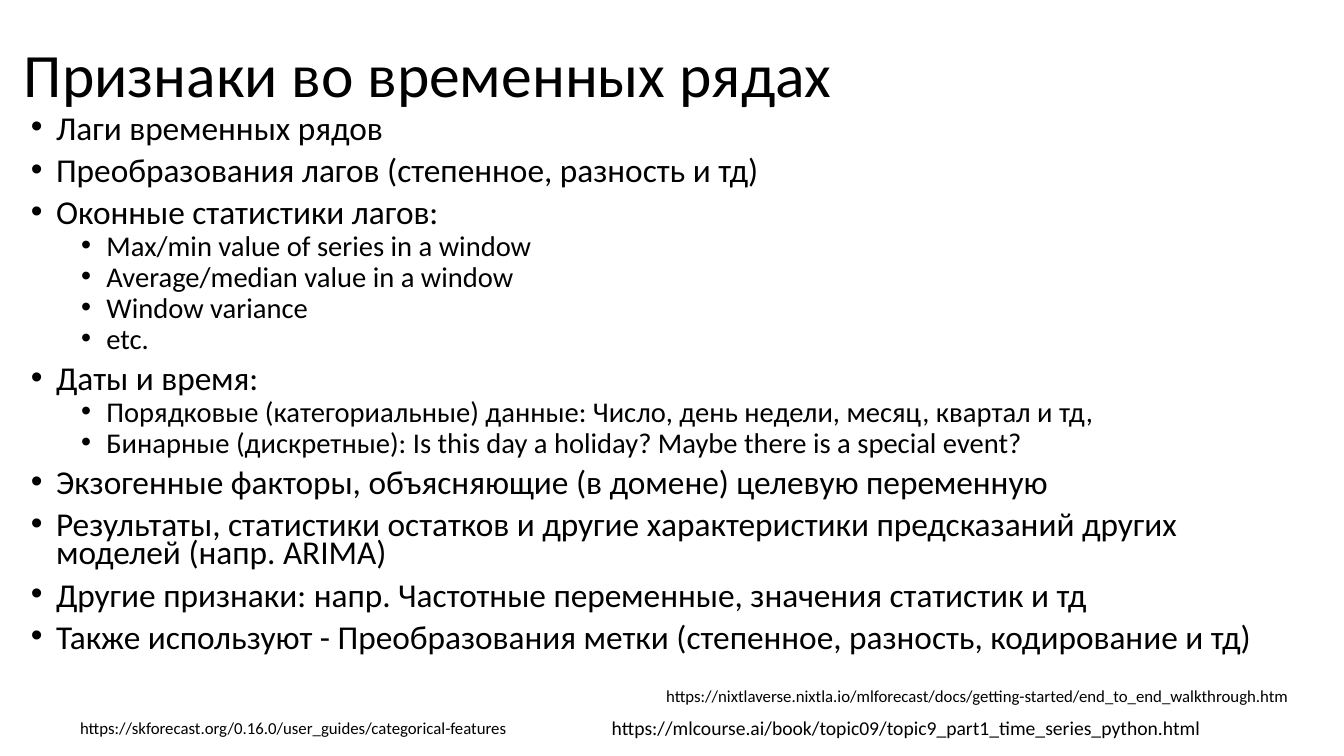
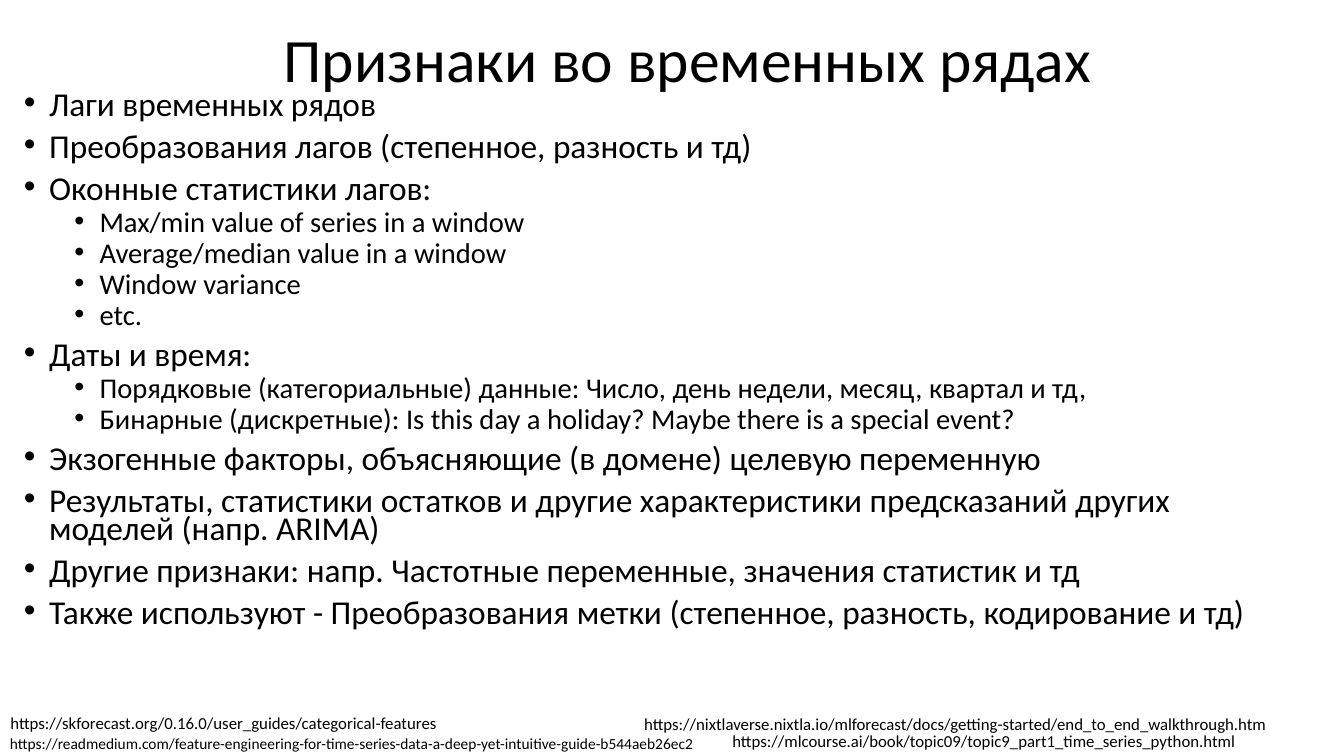
Before and after one commit to MVRonkin/TimeSeriesCourse, a slide deck: slide 9 of 2025/LEC/05-1 методы машинного обучения для анализа ВР.pptx (slide 10 before the commit). Drawn at 1344x756 pixels with LibreOffice and Linux fonts; fonts in the diff are those of the drawing. Boxes give left, top, right and bottom in pixels: in the first picture for what was removed or moved away, otherwise in the second. Text is boxed around its words. In the diff, an @@ line names an element or a change of style, - is before the commit and + after.

```diff
--- a/2025/LEC/05-1 методы машинного обучения для анализа ВР.pptx
+++ b/2025/LEC/05-1 методы машинного обучения для анализа ВР.pptx
@@ title "Признаки во временных рядах": place and size @@
-title "Признаки во временных рядах" at [24,57,832,107]
+title "Признаки во временных рядах" at [283,42,1091,92]
@@ title "Признаки во временных рядах" at [283,42,1091,92]: alignment left to centre @@
@@ text "Лаги временных рядов" rewrapped from [56,118,1251,655] to [49,89,1244,630] @@
@@ text "https://skforecast.org/0.16.0/user_guides/categorical-featur ...": place and size @@
-text "https://skforecast.org/0.16.0/user_guides/categorical-featur ..." at [80,722,506,737]
+text "https://skforecast.org/0.16.0/user_guides/categorical-featur ..." at [10,717,436,732]
@@ text "https://nixtlaverse.nixtla.io/mlforecast/docs/getting-starte ...": place and size @@
-text "https://nixtlaverse.nixtla.io/mlforecast/docs/getting-starte ..." at [666,690,1288,705]
+text "https://nixtlaverse.nixtla.io/mlforecast/docs/getting-starte ..." at [644,718,1266,733]
@@ text added at [10,738,693,752], 11 pt, text #000000 @@
+https://readmedium.com/feature-engineering-for-time-series-data-a-deep-yet-intuitive-guide-b544aeb26ec2
@@ text "https://mlcourse.ai/book/topic09/topic9_part1_time_series_py ...": place and size @@
-text "https://mlcourse.ai/book/topic09/topic9_part1_time_series_py ..." at [612,721,1200,738]
+text "https://mlcourse.ai/book/topic09/topic9_part1_time_series_py ..." at [732,735,1235,750]
@@ text "https://mlcourse.ai/book/topic09/topic9_part1_time_series_py ..." at [732,735,1235,750]: size 14 to 12 pt @@
```
Also in this commit, not shown: 1 other slide changed.
